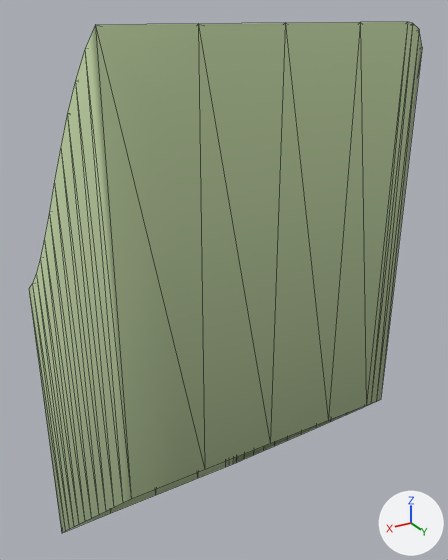
Two versions of the glTF model ground/ground-ramp-l-10.glb, one commit apart.
Camera for both pictures: a 50 mm camera at (1.0, 1.87, 1.02) aimed at (-0.14, -0.03, 0.07). The axes (+X, +Y, +Z) are drawn at lower right. The lights are the same throughout. The first picture is the older version. Mesh edges are drawn as thin lines.

Objects in the first picture: 'ground-ramp-l-10'.
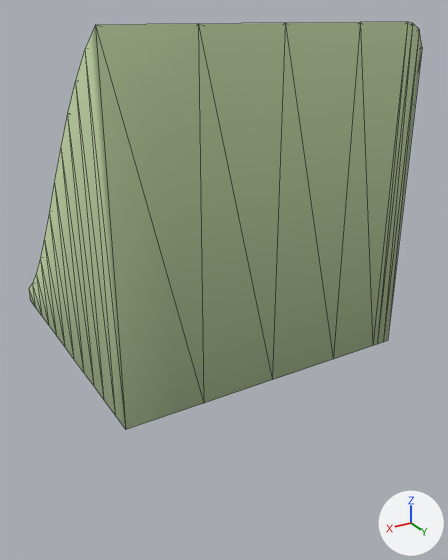
Changed parts and their boxes (x1, y1, x2, y2) in the pictures (448 x 560 px):
'ground-ramp-l-10', reshaped (20% shorter): before (29, 22, 422, 533); after (29, 22, 422, 429)

The change, as a list of edits to the scene's bpy script:
```text
Change me_ground_ramp_l_10:
    used by ob_ground_ramp_l_10; location = (0.0, 0.0, 0.0)
    remove me_ground_ramp_l_10.from_pydata(...)  # 132 vertices, 226 faces; spans x -0.5..0.5, y -0.5..0.5, z -1.3..1.0
    add me_ground_ramp_l_10.from_pydata(...)  # 132 vertices, 226 faces; spans x -0.5..0.5, y -0.5..0.5, z -0.07..1.0
    me_ground_ramp_l_10 part 1: all 36 vertices in x -0.5..0.5, y -0.5..0.5, z -1.3..-0.3 are scaled about their middle by (1, 1, 0), then moved by (0.0, 0.0, 0.75)
```
